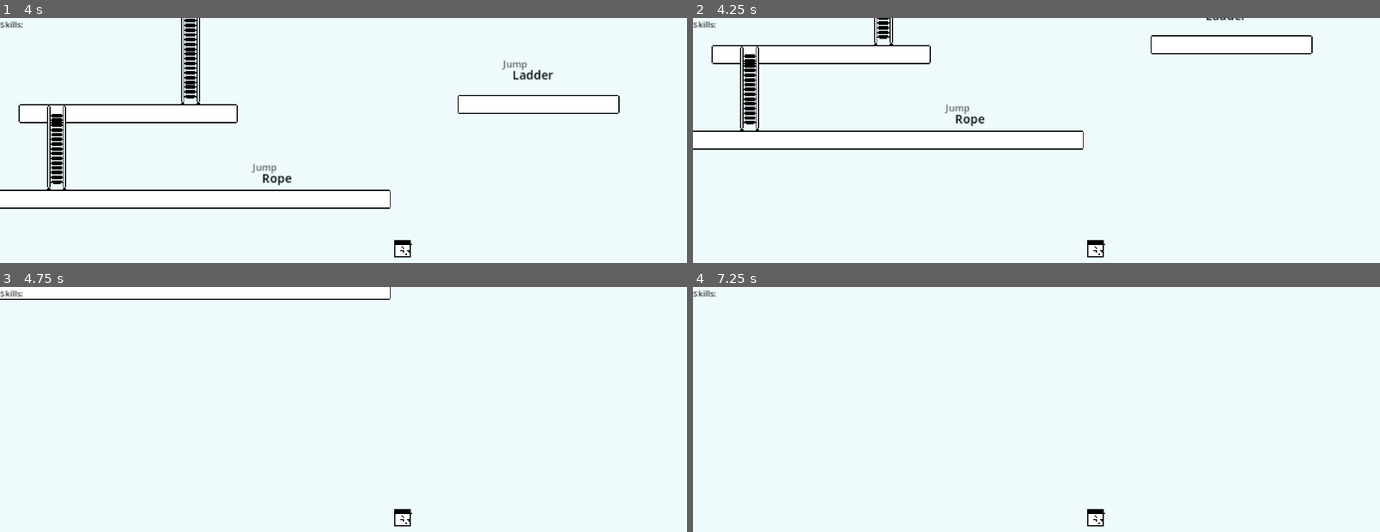
Above: before the commit, frames 1-4 (two rows, left to right).
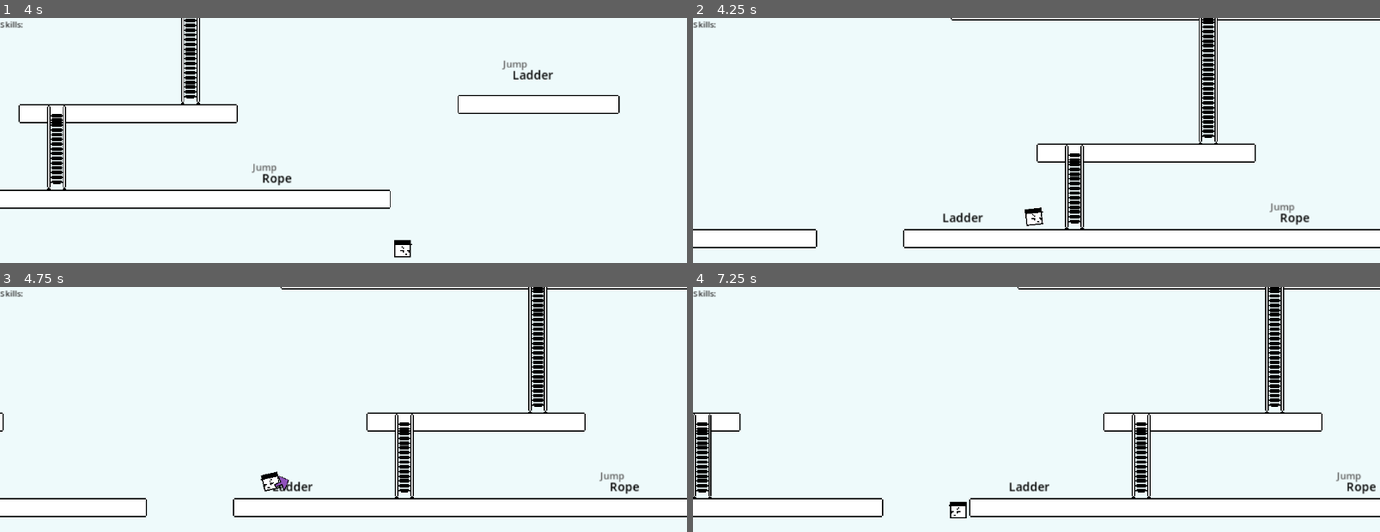
Above: after the commit, the same moments.

Repository: mariacki/and_what
Game: Godot game, scene res://src/game/game.tscn
Two runs of this game, one before a commit and one after it. Both use one fixed random seed, a clock stepped at 60 frames per second and the inputs below.
Inputs:
- Up to frame 1 (4 s): tap Enter at 0.5 s; hold Right (ui_right) 0.53-2.03 s; tap Ctrl (action) every 0.75 s from 0.6 to 3.6 s; hold Left (ui_left) 2.03-2.78 s; hold Right (ui_right) from 2.78 s (still down)
- Up to frame 2 (4.25 s): keep holding Right (ui_right); tap F5 (reset, bound only after the commit) at 4.15 s
- Up to frame 3 (4.75 s): release Right (ui_right) at 4.28 s; hold Left (ui_left) from 4.28 s (still down); tap Ctrl (action) at 4.35 s
- Up to frame 4 (7.25 s): release Left (ui_left) at 5.03 s; hold Right (ui_right) 5.03-5.78 s; tap Ctrl (action) at 5.1, 5.85, 6.6 s; hold Left (ui_left) from 5.78 s (still down); tap F5 (reset, bound only after the commit) at 6.5 s

Frame 1 is identical in both runs. In frame 2, 7.2% of the frame differs, in the area x 0-100%, y 0-98%; in frame 3, 5.0%; in frame 4, 5.3%.

Commit message:
Clenup todo, add reset button

Diff:
--- a/project.godot
+++ b/project.godot
@@ -45,6 +45,11 @@
 , Object(InputEventJoypadButton,"resource_local_to_scene":false,"resource_name":"","device":-1,"button_index":0,"pressure":0.0,"pressed":true,"script":null)
 ]
 }
+reset={
+"deadzone": 0.2,
+"events": [Object(InputEventKey,"resource_local_to_scene":false,"resource_name":"","device":-1,"window_id":0,"alt_pressed":false,"shift_pressed":false,"ctrl_pressed":false,"meta_pressed":false,"pressed":false,"keycode":0,"physical_keycode":4194336,"key_label":0,"unicode":0,"location":0,"echo":false,"script":null)
+]
+}
 
 [physics]
 
--- a/src/game/game.gd
+++ b/src/game/game.gd
@@ -31,3 +31,7 @@
 		return
 
 	_current_level_idx += 1
+
+func _unhandled_input(event: InputEvent) -> void:
+	if event.is_action_pressed("reset"):
+		_load_level()
Not shown, changed: todo.md
